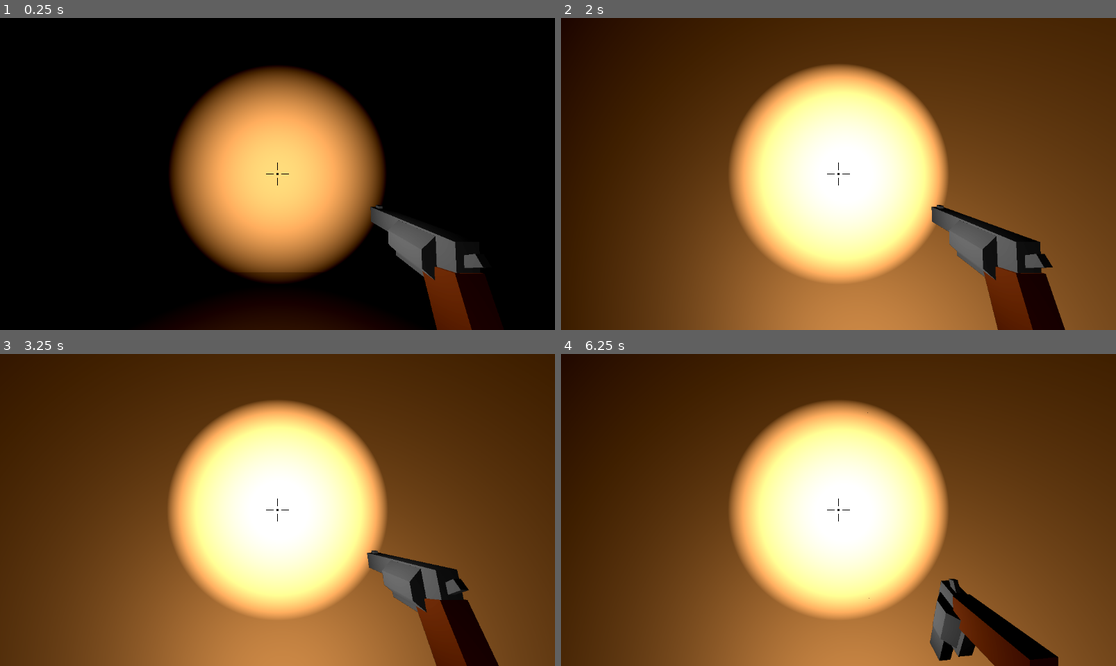
Above: before the commit, frames 1-4 (two rows, left to right).
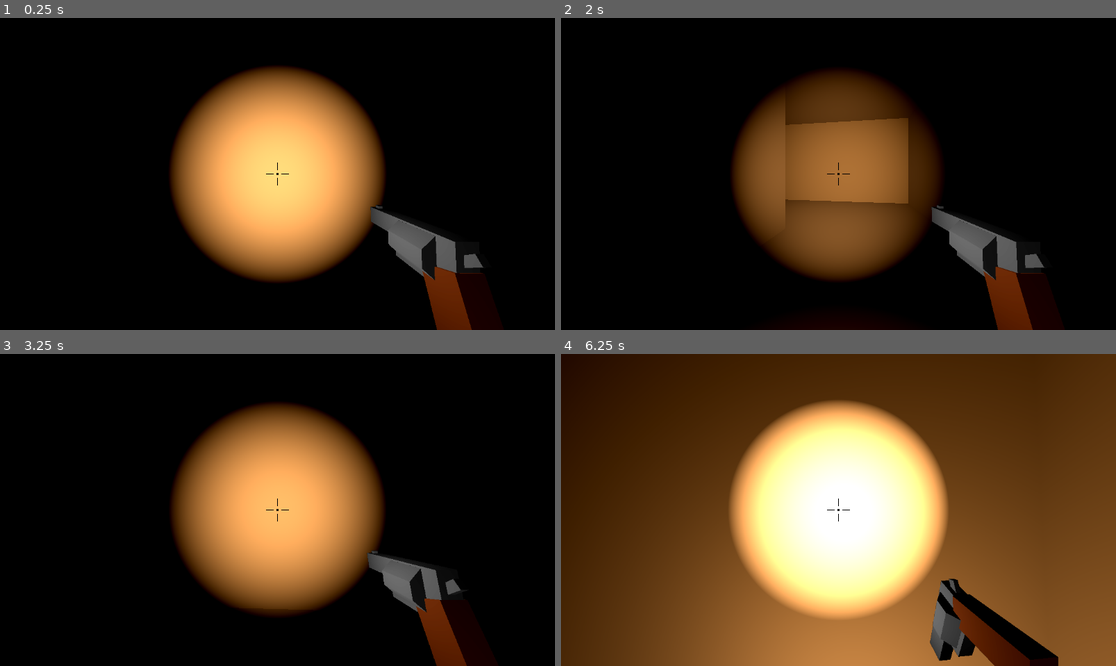
Above: after the commit, the same moments.

Repository: isterkvarn/MazeShooter
Game: Godot game, scene res://main.tscn
The game is run twice, just before and just after one commit, with the same random seed, the same clock (stepped at 60 frames per second) and the same inputs.
Inputs (mouse positions are in pixels of both pictures, inside the frame that each line leads up to):
- Up to frame 1 (0.25 s): no input
- Up to frame 2 (2 s): tap Enter at 0.5 s; move the mouse to (866, 174) at 0.52 s; hold W (forward) from 0.53 s (still down); click (866, 174) at 0.6 s; tap Space (jump) at 0.77, 1.25, 1.52 s; move the mouse to (810, 174) at 1.27 s; click (810, 174) at 1.35 s
- Up to frame 3 (3.25 s): keep holding W (forward); move the mouse to (288, 503) at 2.02 s; click (288, 503) at 2.1 s; move the mouse to (271, 516) at 2.77 s; click (271, 516) at 2.85 s; tap Space (jump) at 3.02 s
- Up to frame 4 (6.25 s): move the mouse to (877, 513) at 3.52 s; click (877, 513) at 3.6 s; tap Space (jump) at 3.77, 4.52, 5.75, 6.02 s; tap R (reload) at 4.15 s; move the mouse to (794, 506) at 4.27 s; click (794, 506) at 4.35 s; tap Enter at 5 s; move the mouse to (844, 510) at 5.02 s; click (844, 510) at 5.1 s; move the mouse to (816, 503) at 5.77 s; release W (forward) at 5.78 s; hold D (right) from 5.78 s (still down); click (816, 503) at 5.85 s

The runs differ from the first frame. In frame 1, 1.9% of the frame differs, in the area x 31-69%, y 81-100%; in frame 2, 95%; in frame 3, 96%, in the area x 0-100%, y 0-100%; in frame 4, 0.1%.

Commit message:
did maze stuff

Diff:
--- a/main.gd
+++ b/main.gd
@@ -2,13 +2,18 @@
 
 @onready var maze = $Maze
 @onready var player = %Player
+@onready var goat_res = preload("res://goat_man/goat_man.tscn")
 
 # Called when the node enters the scene tree for the first time.
 func _ready():
-	maze.create(4, 4)
-	var spawn_pos = maze.get_spawn_coords()
-	player.transform.origin = Vector3(spawn_pos.x, 6, spawn_pos.y)
+	maze.create(2, 2)
+	player.transform.origin = maze.get_spawn_coords()
 
+	# Spawn a testing goat
+	var goat_pos = maze.get_random_pos()
+	var goat = goat_res.instantiate()
+	goat.transform.origin = maze.get_random_pos()
+	add_child(goat)
 
 # Called every frame. 'delta' is the elapsed time since the previous frame.
 func _process(delta):
--- a/maze-generation/maze.gd
+++ b/maze-generation/maze.gd
@@ -8,6 +8,8 @@
 const FLOOR_ITEM_ID = 0
 const WALL_ITEM_ID = 0
 const ROOF_ITEM_ID = 0
+
+const FALL_HEIGHT = 5
 
 const DEBUG = false
 
@@ -23,8 +25,17 @@
 
 func get_spawn_coords():
 	# Assume blocks are uniform and all grids have the same size
+	var maze = maze_to_map(Vector2i(graph.width/2, graph.height/2))
+	return Vector3(maze.x, floor.cell_size.x * FALL_HEIGHT + 1, maze.y)
+
+func get_random_pos():
+	var pos = Vector2i(randi() % graph.width, randi() % graph.height)
+	pos = maze_to_map(pos)
+	return Vector3(pos.x, floor.cell_size.x + 1, pos.y)
+
+func maze_to_map(coord: Vector2i) -> Vector2:
 	var cell_size = floor.cell_size.x
-	var grid_cell = Vector2i((graph.width/2)*2 + 1, (graph.height/2)*2 + 1)
+	var grid_cell = Vector2i(coord.x*2 + 1, coord.y*2 + 1)
 
 	return Vector2(
 		grid_cell.x * cell_size + cell_size / 2,
@@ -66,12 +77,55 @@
 					draw_floor(Vector2i(x*2 + 1 + rel_pos.x, y*2 + 1 + rel_pos.y))
 				else:
 					draw_wall(Vector2i(x*2 + 1 + rel_pos.x, y*2 + 1 + rel_pos.y))
+	create_spawn()
+	create_goal()
+
+func create_spawn():
+	var spawn = Vector2i((graph.width/2)*2 + 1, (graph.height/2) * 2 + 1)
+	remove_roof(spawn)
+
+	for pos in [Vector2i(1, 0), Vector2i(-1, 0), Vector2i(0, 1), Vector2i(0, -1)]:
+		for y in range(2, 2 + FALL_HEIGHT):
+			draw_wall(spawn + pos, y)
+
+func create_goal():
+	var dead_ends = []
+
+	for y in range(graph.height):
+		for x in range(graph.width):
+			if graph.get_connections(Vector2i(x, y)).size() == 1:
+				dead_ends.append(Vector2i(x, y))
+
+	var goal
+	# No idea how it could happen, but better safe than sorry
+	if not dead_ends.is_empty():
+		goal = dead_ends[randi() % dead_ends.size()]
+	else:
+		goal = Vector2i(randi() % graph.width, randi() % graph.height)
+
+	var grid_cell = Vector2i(goal.x*2 + 1, goal.y*2 + 1)
+
+	# Remove the floor
+	remove_floor(Vector2i(grid_cell.x, grid_cell.y))
+
+	for pos in [Vector2i(1, 0), Vector2i(-1, 0), Vector2i(0, 1), Vector2i(0, -1)]:
+		for y in range(-FALL_HEIGHT, 0):
+			draw_wall(grid_cell + pos, y)
 
 func draw_floor(pos: Vector2i):
 	floor.set_cell_item(Vector3i(pos.x, 0, pos.y), FLOOR_ITEM_ID)
 
-func draw_wall(pos: Vector2i):
-	walls.set_cell_item(Vector3i(pos.x, 1, pos.y), WALL_ITEM_ID)
+func draw_wall(pos: Vector2i, y=1):
+	walls.set_cell_item(Vector3i(pos.x, y, pos.y), WALL_ITEM_ID)
 
 func draw_roof(pos: Vector2i):
 	roof.set_cell_item(Vector3i(pos.x, 2, pos.y), ROOF_ITEM_ID)
+
+func remove_floor(pos: Vector2i):
+	floor.set_cell_item(Vector3i(pos.x, 0, pos.y), -1)
+
+func remove_wall(pos: Vector2i):
+	walls.set_cell_item(Vector3i(pos.x, 1, pos.y), -1)
+
+func remove_roof(pos: Vector2i):
+	roof.set_cell_item(Vector3i(pos.x, 2, pos.y), -1)
